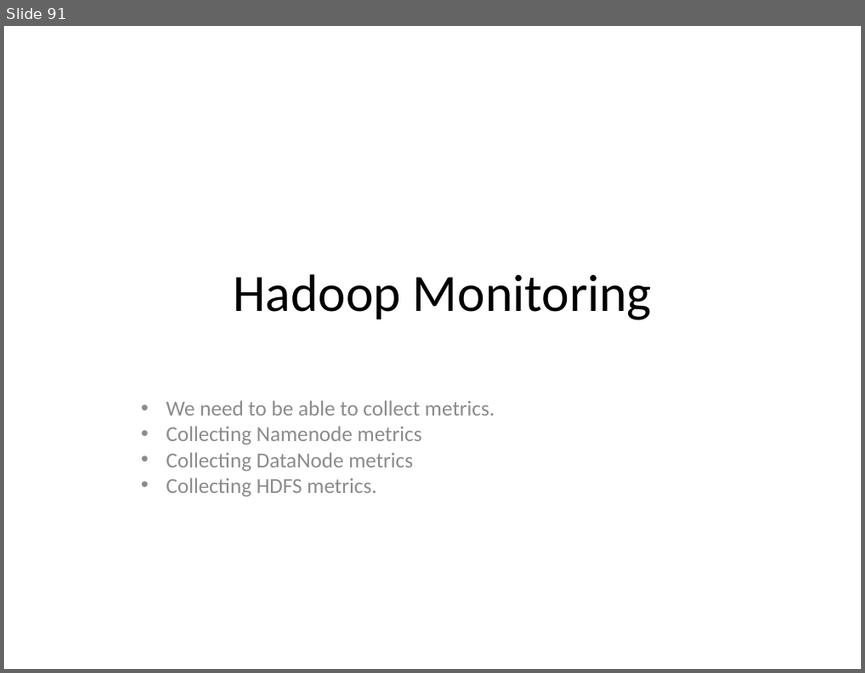
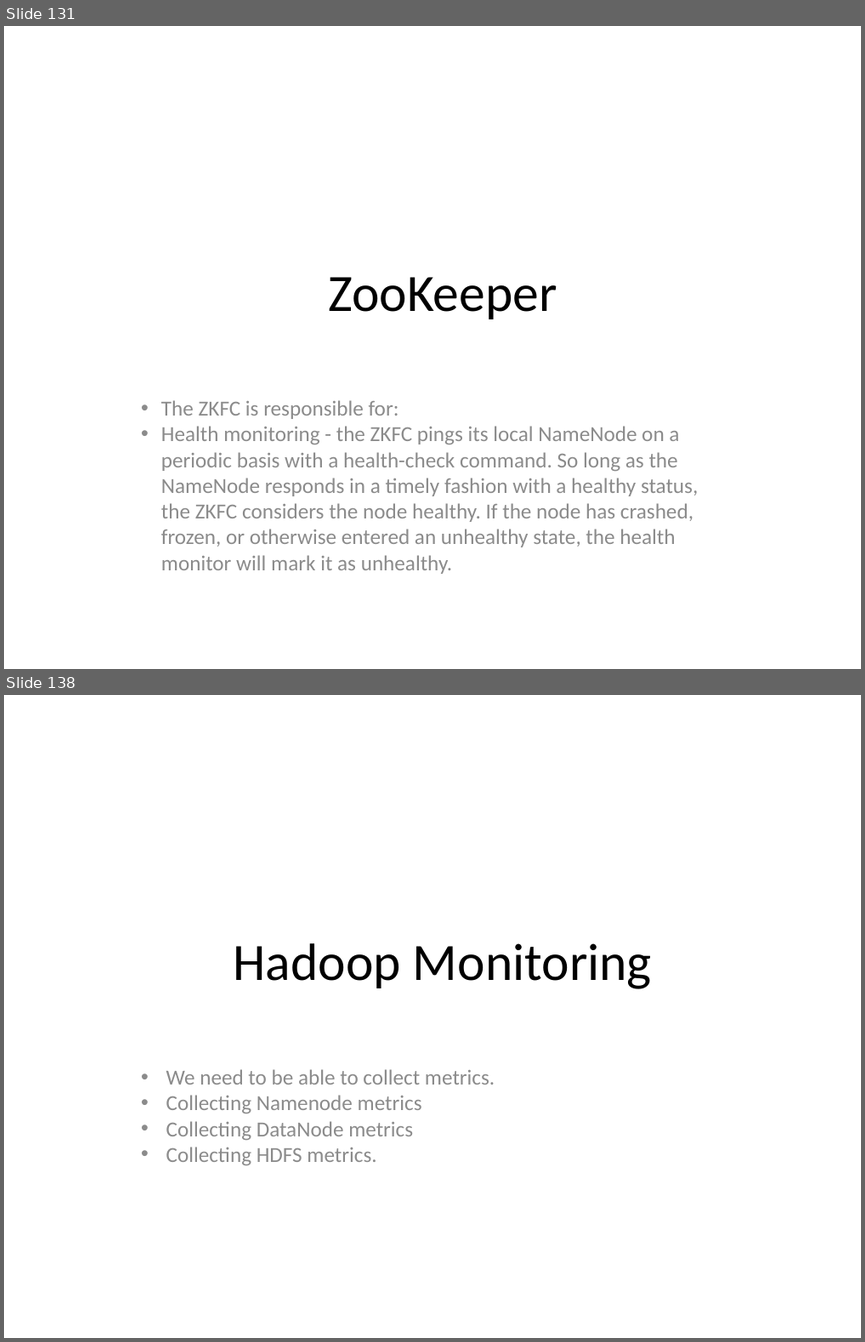
Before and after one commit to redmage123/hadoop, a slide deck: slides/The need for Big Data.pptx. Shown one above the other, each under a label of ours: slide 91 before the commit, slides 131 and 138 after it; the slides between them are not shown. The pictures are 865x673 and 865x1342 pixels, drawn with LibreOffice and Linux fonts; fonts in the diff are those of the drawing. Boxes give left, top, right and bottom in pixels: in the first picture for what was removed or moved away, otherwise in the second. Text is boxed around its words. In the diff, an @@ line names an element or a change of style, - is before the commit and + after.

```diff
--- a/slides/The need for Big Data.pptx
+++ b/slides/The need for Big Data.pptx
@@ slide 131 added at (4,26,861,669), background #FFFFFF @@
@@ text added at (328,277,556,319), 44 pt, text #000000 @@
+ZooKeeper
@@ text added at (161,400,698,547), 18 pt, text #8B8B8B @@
+• The ZKFC is responsible for:
+• Health monitoring - the ZKFC pings its local NameNode on a periodic basis with a health-check command. So long as the NameNode responds in a timely fashion with a healthy status, the ZKFC considers the node healthy. If the node has crashed, frozen, or otherwise entered an unhealthy state, the health monitor will mark it as unhealthy.
@@ what was slide 91 is now slide 138 @@
```
Also in this commit, not shown: 62 other slides added, 10 other files.
